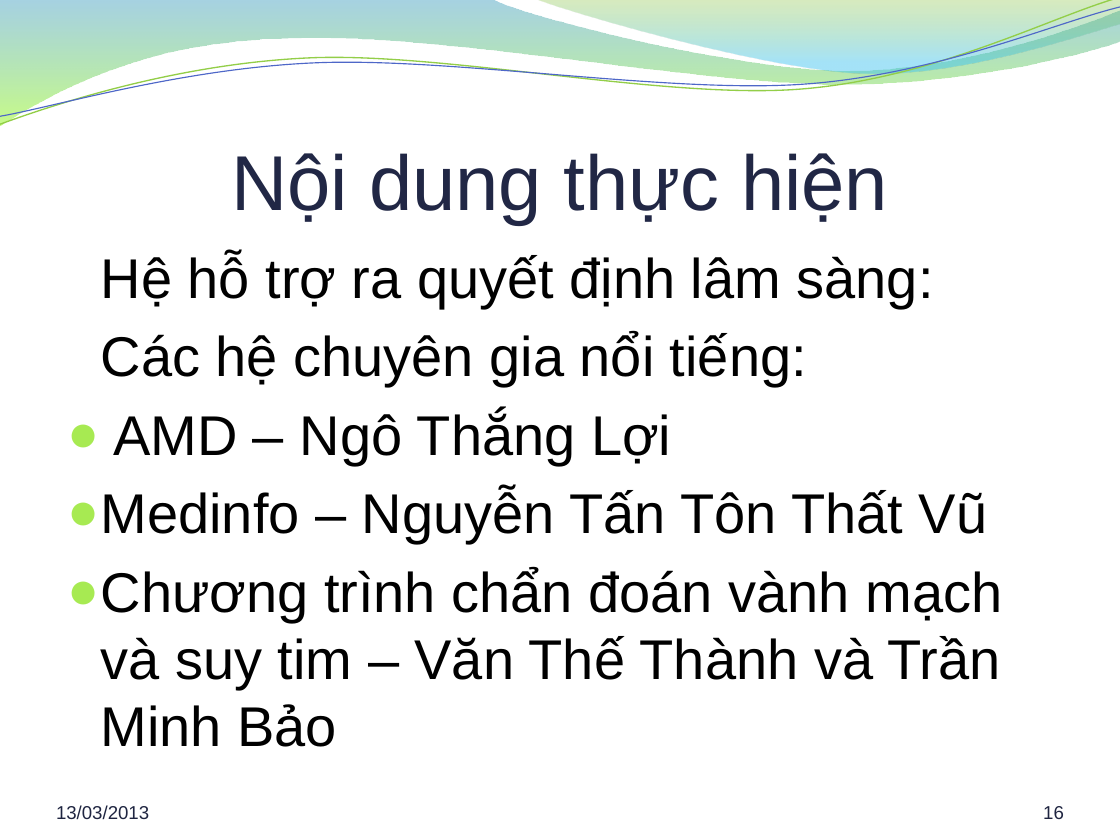
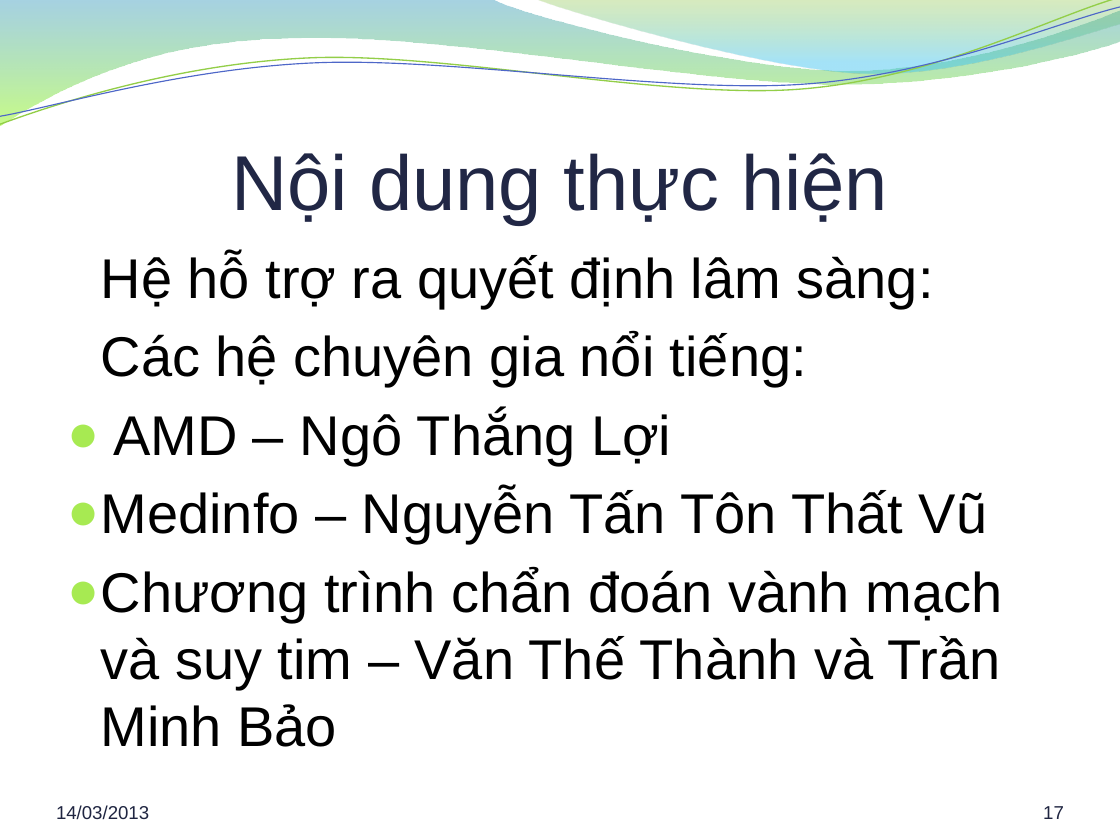
Before and after one commit to hung94it/benhvien, a slide deck: slide 17 of Diabetes/Documents/Report/Bao cao khoa luan.pptx (slide 16 before the commit). Drawn at 1120x840 pixels with LibreOffice and Linux fonts; fonts in the diff are those of the drawing; background and template pictures are left out. Boxes give left, top, right and bottom in pixels: in the first picture for what was removed or moved away, otherwise in the second. Text is boxed around its words. In the diff, an @@ line names an element or a change of style, - is before the commit and + after.

```diff
--- a/Diabetes/Documents/Report/Bao cao khoa luan.pptx
+++ b/Diabetes/Documents/Report/Bao cao khoa luan.pptx
@@ text at bbox=[56, 805, 149, 820]: text changed @@
-13/03/2013
+14/03/2013
@@ page number at bbox=[1043, 806, 1064, 819]: text changed @@
-16
+17
```
Also in this commit, not shown: 30 other slides changed, 1 slide added, 1 slide removed, 1 other file.
